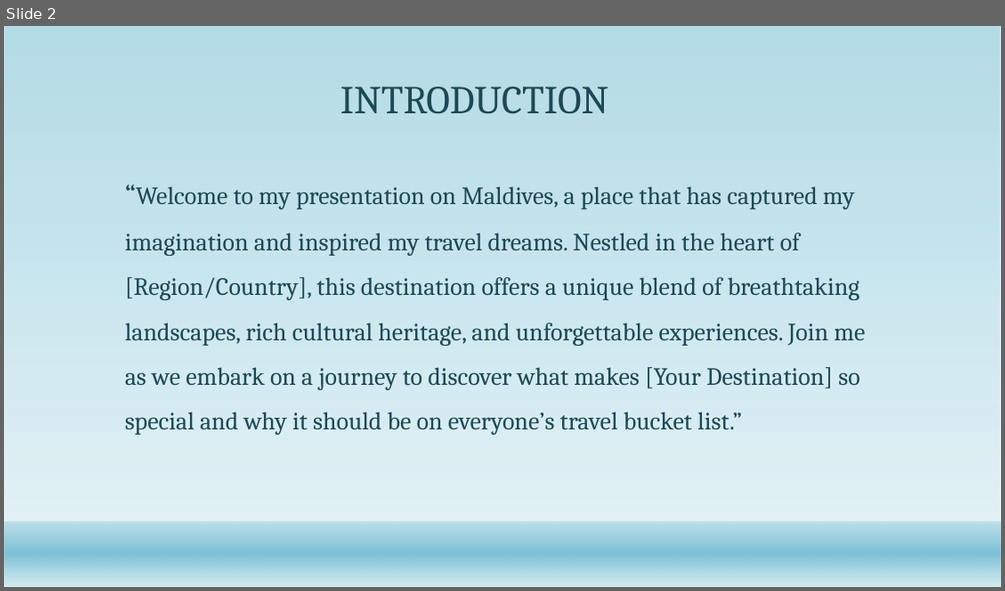
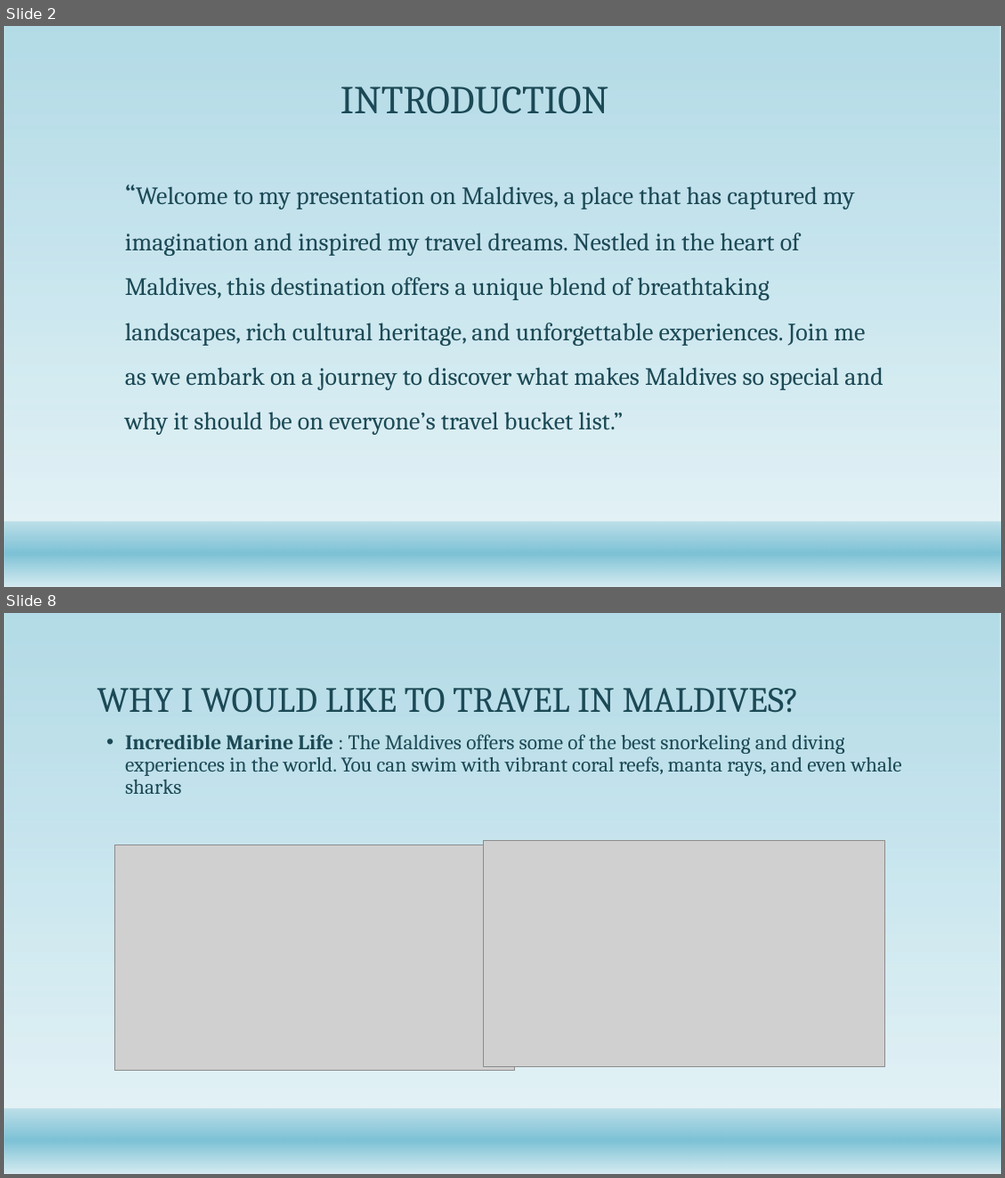
Before and after one commit to justinekyle123/My_ppt_FINAL_nani, a slide deck: Necesario.PPT.pptx. Shown one above the other, each under a label of ours: slide 2 before the commit, slides 2 and 8 after it; the slides between them are not shown. The pictures are 1005x591 and 1005x1178 pixels, drawn with LibreOffice and Linux fonts; fonts in the diff are those of the drawing; grey boxes stand for pictures; background and template pictures are left out. Boxes give left, top, right and bottom in pixels: in the first picture for what was removed or moved away, otherwise in the second. Text is boxed around its words. In the diff, an @@ line names an element or a change of style, - is before the commit and + after.

```diff
--- a/Necesario.PPT.pptx
+++ b/Necesario.PPT.pptx
@@ slide 8 added at (x1=4, y1=613, x2=1001, y2=1174), background #FFFFFF; not listed: 2 template elements that a slide beside it also shows @@
@@ title added at (x1=97, y1=688, x2=799, y2=713), 34.2 pt, text #1B4855 @@
+WHY I WOULD LIKE TO TRAVEL IN MALDIVES?
@@ text added at (x1=125, y1=734, x2=902, y2=794), 20 pt, text #1B4855 @@
+• Incredible Marine Life : The Maldives offers some of the best snorkeling and diving experiences in the world. You can swim with vibrant coral reefs, manta rays, and even whale sharks
@@ picture added at (x1=114, y1=844, x2=515, y2=1070) @@
@@ picture added at (x1=484, y1=840, x2=886, y2=1066) @@
@@ slide 2 changed as well @@
@@ text at (x1=125, y1=186, x2=882, y2=435): text changed @@
-“Welcome to my presentation on Maldives, a place that has captured my imagination and inspired my travel dreams. Nestled in the heart of [Region/Country], this destination offers a unique blend of breathtaking landscapes, rich cultural heritage, and unforgettable experiences. Join me as we embark on a journey to discover what makes [Your Destination] so special and why it should be on everyone’s travel bucket list.”
+“Welcome to my presentation on Maldives, a place that has captured my imagination and inspired my travel dreams. Nestled in the heart of Maldives, this destination offers a unique blend of breathtaking landscapes, rich cultural heritage, and unforgettable experiences. Join me as we embark on a journey to discover what makes Maldives so special and why it should be on everyone’s travel bucket list.”
```
Also in this commit, not shown: 1 other slide changed, 6 other slides added, 9 slides removed.
